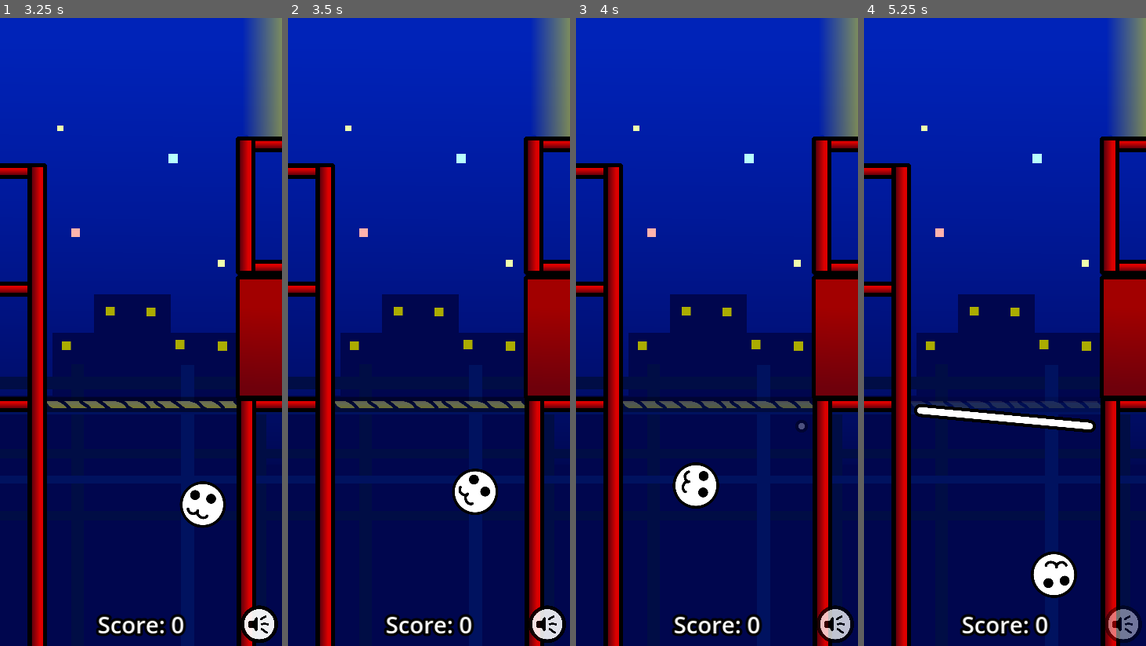
Above: before the commit, frames 1-4 (left to right).
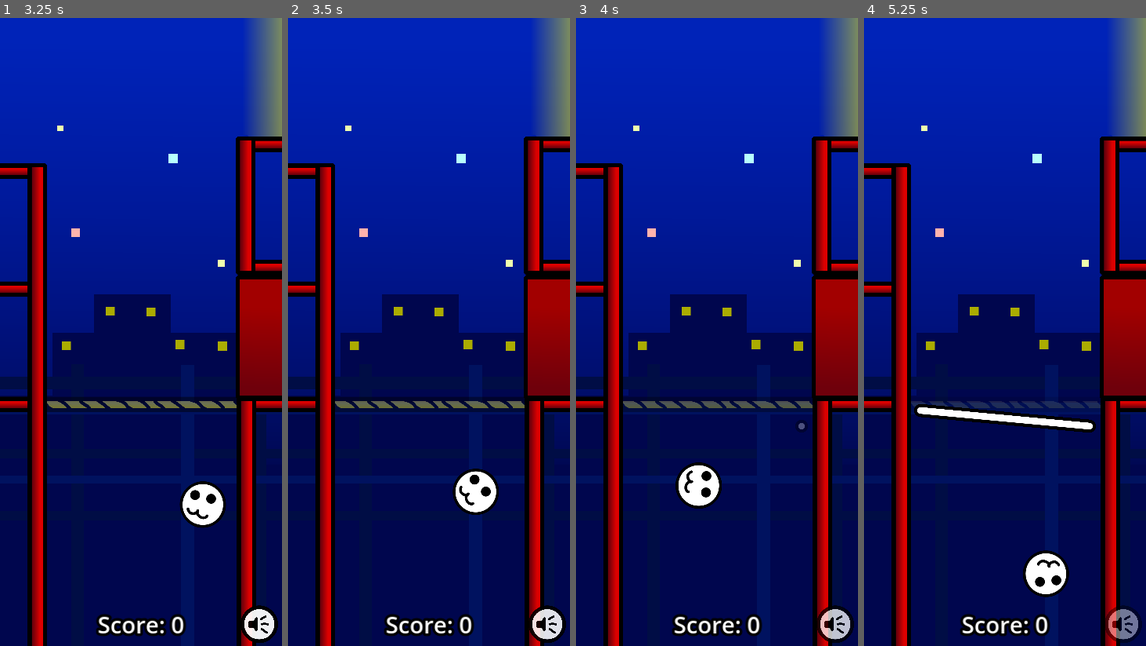
Above: after the commit, the same moments.

Repository: E1eventeen/trampoline-game
Game: Godot game, scene res://Nodes/main.tscn
Two runs of this game, one before a commit and one after it. Both use one fixed random seed, a clock stepped at 60 frames per second and the inputs below.
Inputs (mouse positions are in pixels of both pictures, inside the frame that each line leads up to):
- Up to frame 1 (3.25 s): tap Enter at 0.5 s; move the mouse to (259, 627) at 0.52 s; press the mouse at (259, 627) at 0.53 s; move the mouse to (84, 363) at 1.27 s; release the mouse at (84, 363) at 1.28 s; click (84, 363) at 1.35 s; move the mouse to (169, 193) at 2.02 s; press the mouse at (169, 193) at 2.03 s; move the mouse to (126, 457) at 2.77 s; release the mouse at (126, 457) at 2.78 s; click (126, 457) at 2.85 s
- Up to frame 2 (3.5 s): no input
- Up to frame 3 (4 s): move the mouse to (801, 426) at 3.52 s; press the mouse at (801, 426) at 3.53 s
- Up to frame 4 (5.25 s): move the mouse to (920, 237) at 4.27 s; release the mouse at (920, 237) at 4.28 s; click (920, 237) at 4.35 s; move the mouse to (1019, 332) at 5.02 s; press the mouse at (1019, 332) at 5.03 s

Frame 1 is identical in both runs. In frame 2, 0.1% of the frame differs, in the area x 58-75%, y 71-80%; in frame 3, 0.5%; in frame 4, 0.8%, in the area x 56-76%, y 84-93%.

Commit message:
Day 17 Update
Mobile Devlog Day 17:
Added mute button
Changed invisible anti-softlock force to be a reusable forcebox (maybe for wind effects later?)

Diff:
--- /dev/null
+++ b/Nodes/Forcebox/force_box.gd
@@ -0,0 +1,20 @@
+extends Area2D
+
+@export var force := 1000.0
+@export var forceDirection := Vector2(1, 0)
+var holding := []
+
+# Called when the node enters the scene tree for the first time.
+func _ready() -> void:
+	pass # Replace with function body.
+
+# Called every frame. 'delta' is the elapsed time since the previous frame.
+func _process(delta: float) -> void:
+	for object in holding:
+		object.apply_central_force(forceDirection * force)
+
+func _on_body_shape_entered(body_rid: RID, body: Node2D, body_shape_index: int, local_shape_index: int) -> void:
+	holding.append(body)
+
+func _on_body_shape_exited(body_rid: RID, body: Node2D, body_shape_index: int, local_shape_index: int) -> void:
+	holding.erase(body)
--- /dev/null
+++ b/Nodes/Forcebox/force_box.tscn
@@ -0,0 +1,19 @@
+[gd_scene load_steps=3 format=3 uid="uid://dwji0ku5sv8oh"]
+
+[ext_resource type="Script" path="res://Nodes/Forcebox/force_box.gd" id="1_4rji2"]
+
+[sub_resource type="RectangleShape2D" id="RectangleShape2D_yodh6"]
+size = Vector2(100, 100)
+
+[node name="ForceBox" type="Area2D"]
+collision_mask = 2
+input_pickable = false
+script = ExtResource("1_4rji2")
+
+[node name="CollisionShape2D" type="CollisionShape2D" parent="."]
+position = Vector2(50, 50)
+shape = SubResource("RectangleShape2D_yodh6")
+debug_color = Color(1, 0, 0.0881122, 0.42)
+
+[connection signal="body_shape_entered" from="." to="." method="_on_body_shape_entered"]
+[connection signal="body_shape_exited" from="." to="." method="_on_body_shape_exited"]
--- a/Nodes/Permanent Platforms/Left/border_left.tscn
+++ b/Nodes/Permanent Platforms/Left/border_left.tscn
@@ -1,7 +1,10 @@
-[gd_scene load_steps=3 format=3 uid="uid://biserbx8miopw"]
+[gd_scene load_steps=4 format=3 uid="uid://biserbx8miopw"]
 
 [ext_resource type="Texture2D" uid="uid://ciix2dly6hhun" path="res://Nodes/Permanent Platforms/Left/left.png" id="1_4o40r"]
 [ext_resource type="Script" path="res://Nodes/Permanent Platforms/Left/border_left.gd" id="1_ydsab"]
+
+[sub_resource type="RectangleShape2D" id="RectangleShape2D_a8uuw"]
+size = Vector2(726, 1845)
 
 [node name="Left Border" type="StaticBody2D"]
 script = ExtResource("1_ydsab")
@@ -11,8 +14,13 @@
 centered = false
 
 [node name="CollisionPolygon2D" type="CollisionPolygon2D" parent="."]
+visible = false
 position = Vector2(-2, 545)
 polygon = PackedVector2Array(2, 10, 184, 10, 183, 1855, -183, 1856, -190, -545, 2, -545)
 
+[node name="CollisionShape2D" type="CollisionShape2D" parent="."]
+position = Vector2(-181, 1477.5)
+shape = SubResource("RectangleShape2D_a8uuw")
+
 [connection signal="mouse_entered" from="." to="." method="_on_mouse_entered"]
 [connection signal="mouse_exited" from="." to="." method="_on_mouse_exited"]
--- a/Nodes/Permanent Platforms/Right/right_border.tscn
+++ b/Nodes/Permanent Platforms/Right/right_border.tscn
@@ -57,12 +57,10 @@
 [node name="Top Opening" type="CollisionShape2D" parent="."]
 position = Vector2(991.5, 227.75)
 shape = SubResource("RectangleShape2D_51wu5")
-debug_color = Color(0.615778, 0.439001, 0.802543, 0.42)
 
 [node name="Bottom Opening" type="CollisionShape2D" parent="."]
 position = Vector2(991.5, 1215.5)
 shape = SubResource("RectangleShape2D_isyr2")
-debug_color = Color(0.615778, 0.439001, 0.802543, 0.42)
 
 [node name="Top Bar" type="CollisionShape2D" parent="."]
 position = Vector2(1435.5, 719)
--- a/Nodes/main.gd
+++ b/Nodes/main.gd
@@ -38,6 +38,7 @@
 
 	var window_size = get_viewport().get_visible_rect().size
 	b_right.position.x = window_size.x - 1080
+	$"Play Layer/ForceBox2".position.x = window_size.x - 177
 
 	if Input.is_action_just_pressed("press"):
 		if !mousePressed:
@@ -88,6 +89,9 @@
 
 	for ball in get_tree().get_nodes_in_group("balls"):
 		ball.muted = $"Play Layer/MuteButton".muted
+
+		continue
+
 		if abs(ball.linear_velocity.x) < 50:
 			if ball.position.x > window_size.x - 165 - ball.offsetSize or ball.position.x < 165 + ball.offsetSize:
 				ball.apply_central_force(Vector2(200, 0))
--- a/Nodes/main.tscn
+++ b/Nodes/main.tscn
@@ -1,8 +1,9 @@
-[gd_scene load_steps=10 format=3 uid="uid://bg8aaj4ww62vn"]
+[gd_scene load_steps=11 format=3 uid="uid://bg8aaj4ww62vn"]
 
 [ext_resource type="Script" path="res://Nodes/main.gd" id="1_26183"]
 [ext_resource type="PackedScene" uid="uid://cmu7mqokxysoj" path="res://Nodes/Backdrop/background.tscn" id="1_okvra"]
 [ext_resource type="PackedScene" uid="uid://biserbx8miopw" path="res://Nodes/Permanent Platforms/Left/border_left.tscn" id="3_60d7c"]
+[ext_resource type="PackedScene" uid="uid://dwji0ku5sv8oh" path="res://Nodes/Forcebox/force_box.tscn" id="3_rstpp"]
 [ext_resource type="PackedScene" uid="uid://ckx7qp7cy8p20" path="res://Nodes/Permanent Platforms/Right/right_border.tscn" id="4_8eeq6"]
 [ext_resource type="Theme" uid="uid://ly33masg85fy" path="res://theme.tres" id="6_ahybf"]
 [ext_resource type="PackedScene" uid="uid://iah4rswvsxwx" path="res://Nodes/Mutebutton/mute_button.tscn" id="6_fkvvl"]
@@ -38,6 +39,14 @@
 [node name="CollisionShape2D" type="CollisionShape2D" parent="Play Layer/Roof Collision"]
 shape = SubResource("WorldBoundaryShape2D_mp8fl")
 
+[node name="ForceBox" parent="Play Layer" instance=ExtResource("3_rstpp")]
+scale = Vector2(1.81083, 5.5168)
+force = 250.0
+
+[node name="ForceBox2" parent="Play Layer" instance=ExtResource("3_rstpp")]
+position = Vector2(903, 0)
+scale = Vector2(100, 24)
+
 [node name="GUI" type="Control" parent="Play Layer"]
 layout_mode = 3
 anchors_preset = 15
@@ -47,6 +56,7 @@
 grow_vertical = 2
 mouse_filter = 1
 theme = ExtResource("6_ahybf")
+metadata/_edit_lock_ = true
 
 [node name="MarginContainer" type="MarginContainer" parent="Play Layer/GUI"]
 layout_mode = 1
@@ -56,6 +66,7 @@
 grow_horizontal = 2
 grow_vertical = 2
 theme = ExtResource("6_ahybf")
+metadata/_edit_lock_ = true
 
 [node name="Score" type="Label" parent="Play Layer/GUI/MarginContainer"]
 layout_mode = 2
--- a/project.godot
+++ b/project.godot
@@ -39,6 +39,10 @@
 ]
 }
 
+[layer_names]
+
+2d_physics/layer_2="Balls"
+
 [physics]
 
 2d/default_gravity=400.0
Not shown, changed: Builds/Trampoline Game.apk
Not shown, changed: Builds/Trampoline Game.apk.idsig
Not shown, changed: Builds/Trampoline Game.pck
